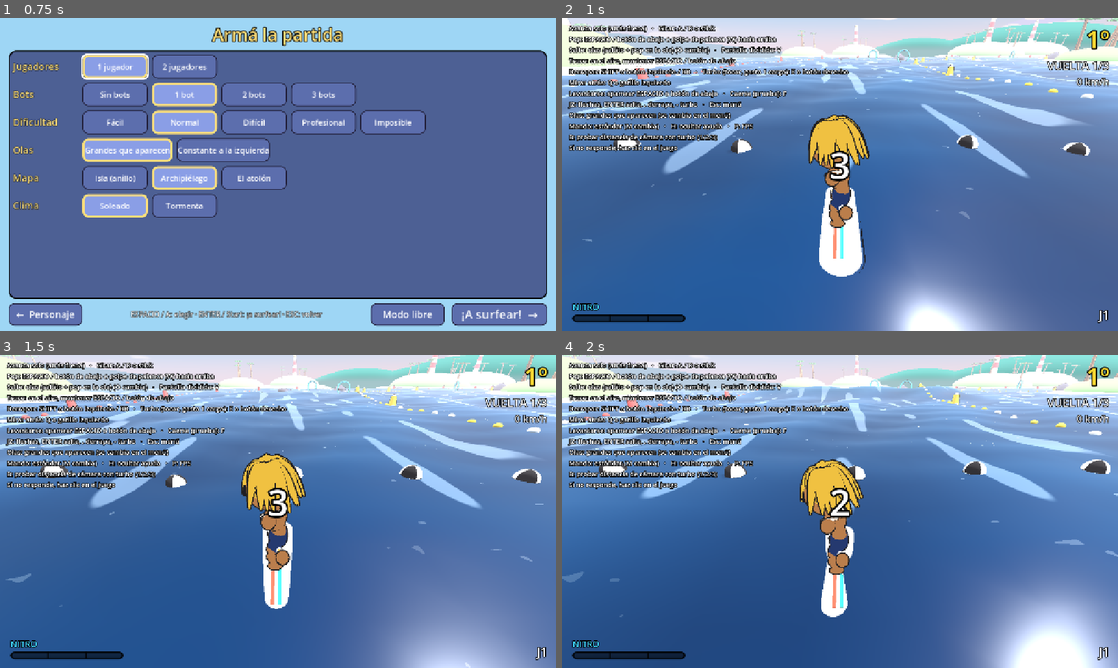
Above: before the commit, frames 1-4 (two rows, left to right).
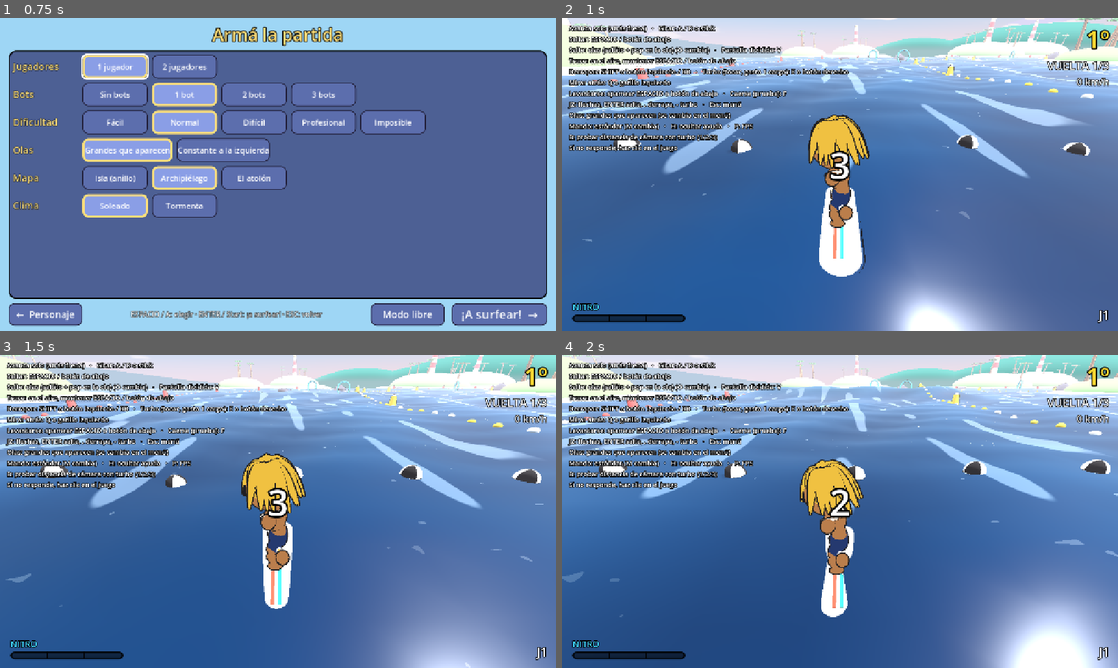
Above: after the commit, the same moments.

Repository: asimplesurfer/simplesurf
Game: Godot game, scene res://ui/menus/character_select.tscn
Same seed, same stepped clock (60 frames per second), same inputs: the game is played once before the commit and once after it. Sound files missing from this copy of the repository are replaced by a short silence.
Inputs (mouse positions are in pixels of both pictures, inside the frame that each line leads up to):
- Up to frame 1 (0.75 s): tap Enter (ui_accept) at 0.5 s; move the mouse to (400, 158) at 0.52 s; hold D (p1_right) from 0.53 s (still down); tap E (p1_b) at 0.6 s; click (400, 158) at 0.67 s
- Up to frame 2 (1 s): keep holding D (p1_right); tap Enter (ui_accept) at 0.77 s
- Up to frame 3 (1.5 s): release D (p1_right) at 1.25 s; drag from (166, 527) to (250, 574) at 1.27 s
- Up to frame 4 (2 s): no input

Frame 1 is identical in both runs. In frame 2, 0.6% of the frame differs, in the area x 1-39%, y 5-97%; in frame 3, 0.6%; in frame 4, 0.6%.

Commit message:
Turbo más claro y sutil: la carga usada se consume en la barra
- Al tirar turbo, la carga gastada no desaparece de golpe: se ve consumiéndose
  en la barra de nitro, en un tono crema cálido, mientras dura la ráfaga.
- Si se aprieta turbo y no sale (ya hay uno en curso o falta carga), la barra
  hace un pequeño amague (Rider.turbo_blocked).
- Ayuda en pantalla: "Saltar: ESPACIO / botón de abajo" (sin palanca ni pop).

Sin publicar todavía: falta la aprobación del estilo y la suite completa.

Co-Authored-By: Claude Opus 5.5 <noreply@anthropic.com>
Claude-Session: https://claude.ai/code/session_0158oNfJa2g5qsqyuATh8Mjh

Diff:
--- a/core/rider/rider.gd
+++ b/core/rider/rider.gd
@@ -24,6 +24,8 @@
 ## Atravesó una ola que estaba rompiendo (para la animación, el chapuzón y la cámara).
 signal wave_punched
 signal turbo_fired
+## Apretó turbo y no salió (ya hay una ráfaga en curso, o no tiene carga).
+signal turbo_blocked
 signal popped
 signal ring_collected
 signal crashed
@@ -163,8 +165,8 @@
 	_top_up_first_charge(delta)
 	# Turbo en ráfagas: cada toque dispara una (mantener no hace nada).
 	turbo_time = maxf(0.0, turbo_time - delta)
-	if input.turbo_pressed and not is_fallen():
-		fire_turbo()
+	if input.turbo_pressed and not is_fallen() and not fire_turbo():
+		turbo_blocked.emit()
 	if wave_air_time >= 0.0:
 		wave_air_time += delta
 	turbo_active = false
--- a/tests/suites/test_race.gd
+++ b/tests/suites/test_race.gd
@@ -850,6 +850,16 @@
 	_rider.add_nitro(1.0)
 	await _press(&"p1_b")
 	await _press(&"p1_b")
+	var hud_t := (_main.get_node("Views") as SplitScreen).huds[0]
+	await process_frame
+	_check(
+		hud_t._burn_bar.value > hud_t._nitro_bar.value + 0.05,
+		"con turbo en curso, la carga que se usa se ve consumiéndose en la barra"
+	)
+	var blocked := [false]
+	_rider.turbo_blocked.connect(func() -> void: blocked[0] = true, CONNECT_ONE_SHOT)
+	await _press(&"p1_b")
+	_check(blocked[0] and hud_t._blocked > 0.0, "apretar turbo mientras dura avisa (la barra tiembla)")
 	_check(
 		_rider.turbo_charges() == 2 and _rider.turbo_time <= _rider.stats.turbo_burst_time,
 		"no se puede volver a tirar turbo hasta que termina el actual (quedan %d cargas)" % _rider.turbo_charges()
--- a/ui/hud/hud.gd
+++ b/ui/hud/hud.gd
@@ -8,6 +8,8 @@
 
 const PROMPT_COLOR := Color(1.0, 0.86, 0.2)
 const NITRO_COLOR := Color(0.25, 0.85, 1.0)
+## Turbo en curso: la carga que se está usando brilla cálida mientras se consume.
+const BURN_COLOR := Color(1.0, 0.93, 0.72)
 const BAD_COLOR := Color(1.0, 0.4, 0.35)
 const SPEED_LINES_SHADER := preload("res://ui/shaders/speed_lines.gdshader")
 const SPLASH_SHADER := preload("res://ui/shaders/wave_splash.gdshader")
@@ -65,7 +67,6 @@
 var _splash_material: ShaderMaterial
 var _splash_t: float = 0.0
 var _speed_lines: ColorRect
-## Pop en la cresta: íconos (palanca arriba y botón de abajo, o la tecla).
 var _nitro_label: Label
 var _speed_lines_material: ShaderMaterial
 var _message_time: float = 0.0
@@ -80,6 +81,12 @@
 var _center_time: float = 0.0
 var _flash: float = 0.0
 var _lines: float = 0.0
+## Detrás de la barra de nitro: la carga del turbo en curso, que se consume.
+var _burn_bar: ProgressBar
+var _burn_fill: StyleBoxFlat
+var _nitro_box: VBoxContainer
+## Amague de la barra al apretar turbo cuando no se puede (0..1).
+var _blocked: float = 0.0
 
 
 func _ready() -> void:
@@ -114,6 +121,7 @@
 	rider.live_spins_changed.connect(_on_live_spins)
 	rider.trick_failed.connect(func() -> void: show_message("¡Truco fallido!", BAD_COLOR))
 	rider.drift_hit.connect(func(_victim: Rider) -> void: show_message("¡Lo tiraste!", PROMPT_COLOR))
+	rider.turbo_blocked.connect(func() -> void: _blocked = 1.0)
 	rider.ring_collected.connect(func() -> void: show_message("+ NITRO", NITRO_COLOR))
 	rider.crashed.connect(func() -> void: show_message("¡Pum!", BAD_COLOR))
 	rider.popped.connect(func() -> void: show_message("¡POP!", PROMPT_COLOR))
@@ -270,6 +278,20 @@
 	_lines = move_toward(_lines, 1.0 if boosting else 0.0, delta * 4.0)
 	_speed_lines.visible = _lines > 0.01
 	_speed_lines_material.set_shader_parameter("intensity", _lines)
+	_update_turbo_meter(delta)
+
+
+## Turbo en curso: la carga gastada no desaparece de golpe, se consume en la
+## barra con un brillo cálido mientras dura (mientras tanto otro toque no hace
+## nada). Si se aprieta y no sale, la barra hace un amague.
+func _update_turbo_meter(delta: float) -> void:
+	var burning := rider.turbo_time / rider.stats.turbo_burst_time * Rider.TURBO_CHARGE
+	_nitro_bar.value = rider.nitro / Rider.NITRO_MAX
+	_burn_bar.value = (rider.nitro + burning) / Rider.NITRO_MAX
+	var shimmer := 0.5 + 0.5 * sin(Time.get_ticks_msec() * 0.012)
+	_burn_fill.bg_color = BURN_COLOR * Color(1, 1, 1, 0.75 + 0.25 * shimmer)
+	_blocked = move_toward(_blocked, 0.0, delta * 4.0)
+	_nitro_box.position.x = 24.0 + sin(_blocked * 18.0) * 4.0 * _blocked
 
 
 func _update_mash(delta: float) -> void:
@@ -356,7 +378,7 @@
 		return
 	_help.text = (
 		"Avanza solo (atrás frena)   ·   Girar: A / D o stick\n"
-		+ "Pop: ESPACIO / botón de abajo o golpe de palanca (W) hacia arriba\n"
+		+ "Saltar: ESPACIO / botón de abajo\n"
 		+ "Salto: %s (O cambia)   ·   Pantalla dividida: V\n" % GameSettings.jump_style_name()
 		+ "Truco: en el aire, mantener ESPACIO / botón de abajo\n"
 		+ "Derrapar: SHIFT o botón izquierdo / RB   ·   Turbo (tocar, gasta 1 carga): E o botón derecho\n"
@@ -435,7 +457,14 @@
 	nitro_label.text = "NITRO"
 	nitro_box.add_child(nitro_label)
 	_nitro_bar = _make_bar(NITRO_COLOR, 18.0)
-	nitro_box.add_child(_nitro_bar)
+	_nitro_box = nitro_box
+	# Atrás, la carga del turbo que se está usando; adelante, el nitro.
+	_burn_bar = _make_bar(BURN_COLOR, 18.0)
+	_burn_fill = _burn_bar.get_theme_stylebox("fill") as StyleBoxFlat
+	nitro_box.add_child(_burn_bar)
+	_burn_bar.add_child(_nitro_bar)
+	_nitro_bar.set_anchors_preset(Control.PRESET_FULL_RECT)
+	_nitro_bar.add_theme_stylebox_override("background", StyleBoxEmpty.new())
 	# La barra tiene 3 cargas de turbo (cada toque gasta una): marcas divisorias.
 	for k in range(1, Rider.TURBO_CHARGES):
 		var mark := ColorRect.new()
